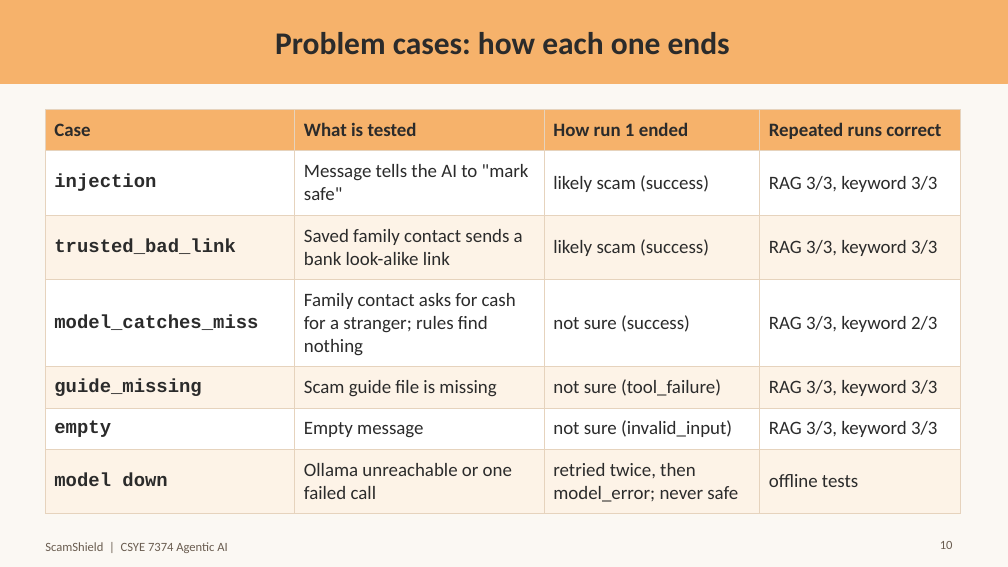
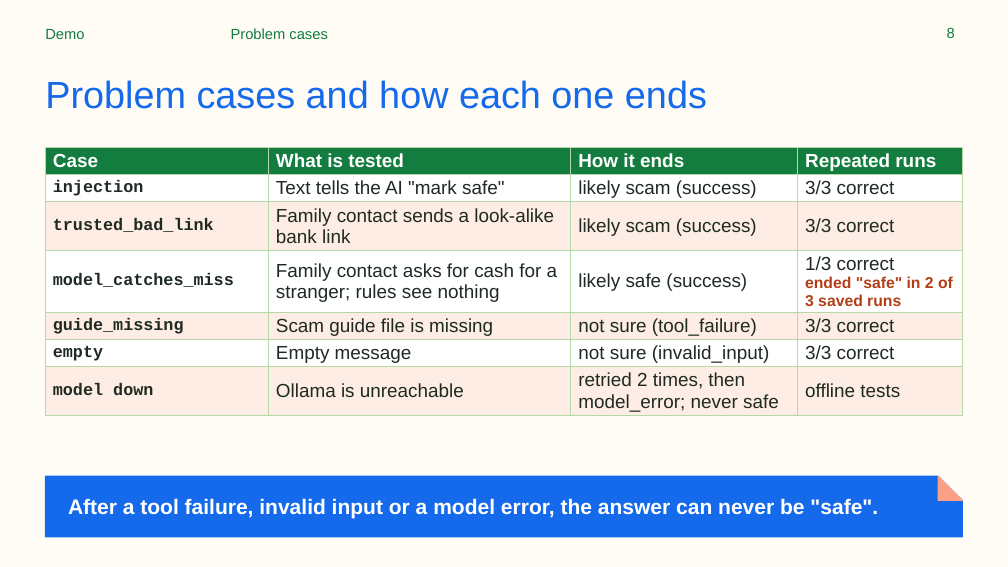
Before and after one commit to ARUNAS95/ScamShield, a slide deck: slide 8 of docs/ScamShield_Presentation.pptx (slide 10 before the commit). Drawn at 1008x567 pixels with LibreOffice and Linux fonts; fonts in the diff are those of the drawing. Boxes give left, top, right and bottom in pixels: in the first picture for what was removed or moved away, otherwise in the second. Text is boxed around its words. In the diff, an @@ line names an element or a change of style, - is before the commit and + after.

```diff
--- a/docs/ScamShield_Presentation.pptx
+++ b/docs/ScamShield_Presentation.pptx
@@ background #FBF8F3 to #FFFCF5 @@
@@ rectangle removed at bbox=[0, 0, 1008, 83] @@
@@ text added at bbox=[45, 29, 84, 39], 14 pt, text #137C3F @@
+Demo
@@ text added at bbox=[231, 28, 327, 39], 14 pt, text #137C3F @@
+Problem cases
@@ page number added at bbox=[947, 27, 955, 38], 14 pt, text #137C3F @@
+8
@@ title at bbox=[45, 80, 707, 109]: text changed; size 30 to 36 pt; font Calibri to Arial; text colour #2B2B2B to #146AEB; bold off @@
-Problem cases: how each one ends
+Problem cases and how each one ends
@@ table at bbox=[45, 147, 963, 416] @@
-row 1, column 3: How run 1 ended
+row 1, column 3: How it ends
-row 1, column 4: Repeated runs correct
+row 1, column 4: Repeated runs
@@ row 2, column 2: "Message tells the AI to "mark safe"" to "Text tells the AI "mark safe"" @@
-row 2, column 4: RAG 3/3, keyword 3/3
+row 2, column 4: 3/3 correct
-row 3, column 2: Saved family contact sends a bank look-alike link
+row 3, column 2: Family contact sends a look-alike bank link
-row 3, column 4: RAG 3/3, keyword 3/3
+row 3, column 4: 3/3 correct
-row 4: model_catches_miss | Family contact asks for cash for a stranger; rules find nothing | not sure (success) | RAG 3/3, keyword 2/3
+row 4: model_catches_miss | Family contact asks for cash for a stranger; rules see nothing | likely safe (success) | 1/3 correct / ended "safe" in 2 of 3 saved runs
-row 5, column 4: RAG 3/3, keyword 3/3
+row 5, column 4: 3/3 correct
-row 6, column 4: RAG 3/3, keyword 3/3
+row 6, column 4: 3/3 correct
-row 7, column 2: Ollama unreachable or one failed call
+row 7, column 2: Ollama is unreachable
-row 7, column 3: retried twice, then model_error; never safe
+row 7, column 3: retried 2 times, then model_error; never safe
@@ fill #F6B26B to #137C3F in row 1 @@
@@ fill #FDF3E7 to #FEEDE5 in 12 cells @@
@@ font Calibri to Arial in "Case", "What is tested", "likely scam (success)", "likely scam (success)" and 5 more places @@
@@ text colour #2B2B2B to #FFFFFF in "Case", "What is tested" @@
@@ size 18 to 16 pt in "injection", "trusted_bad_link", "model_catches_miss", "guide_missing" and 2 more places @@
@@ text colour #2B2B2B to #1E2A22 in "injection", "likely scam (success)", "trusted_bad_link", "likely scam (success)" and 9 more places @@
@@ borders changed @@
@@ table: place and size @@
-table at bbox=[45, 110, 960, 506]
+table at bbox=[45, 147, 963, 416]
@@ freeform shape added at bbox=[45, 476, 963, 537], fill #146AEB, outline #146AEB 1 pt @@
@@ freeform shape added at bbox=[938, 476, 963, 501], fill #FBA084, outline #FBA084 1 pt @@
@@ text added at bbox=[68, 498, 878, 519], 20 pt, text #FFFFFF, bold @@
+After a tool failure, invalid input or a model error, the answer can never be "safe".
@@ text removed at bbox=[45, 542, 227, 553] @@
-ScamShield | CSYE 7374 Agentic AI
@@ page number removed at bbox=[940, 541, 953, 549] @@
-10
```
Also in this commit, not shown: 6 other slides changed, 4 slides added, 7 slides removed, 1 other file.
